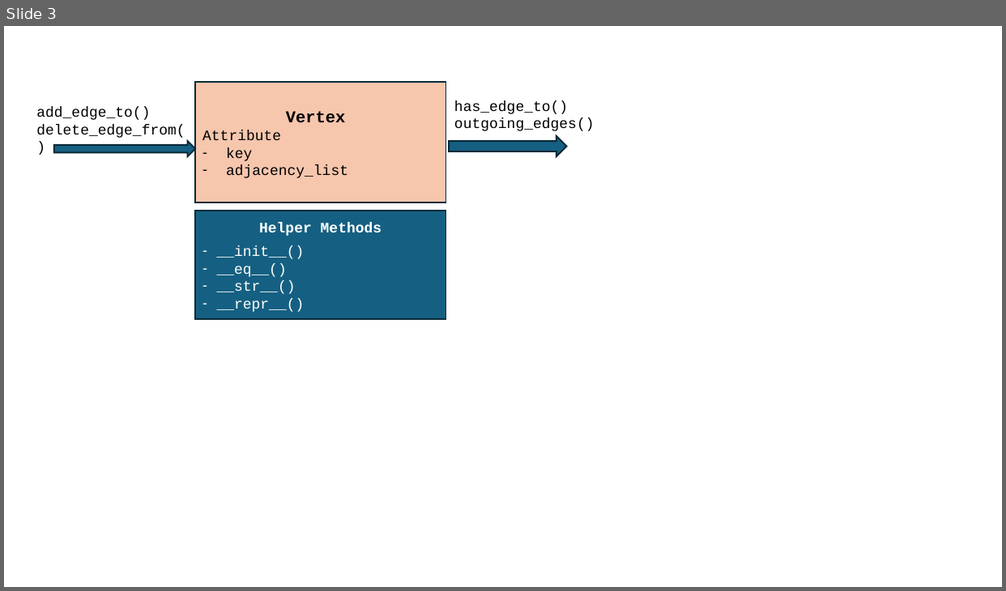
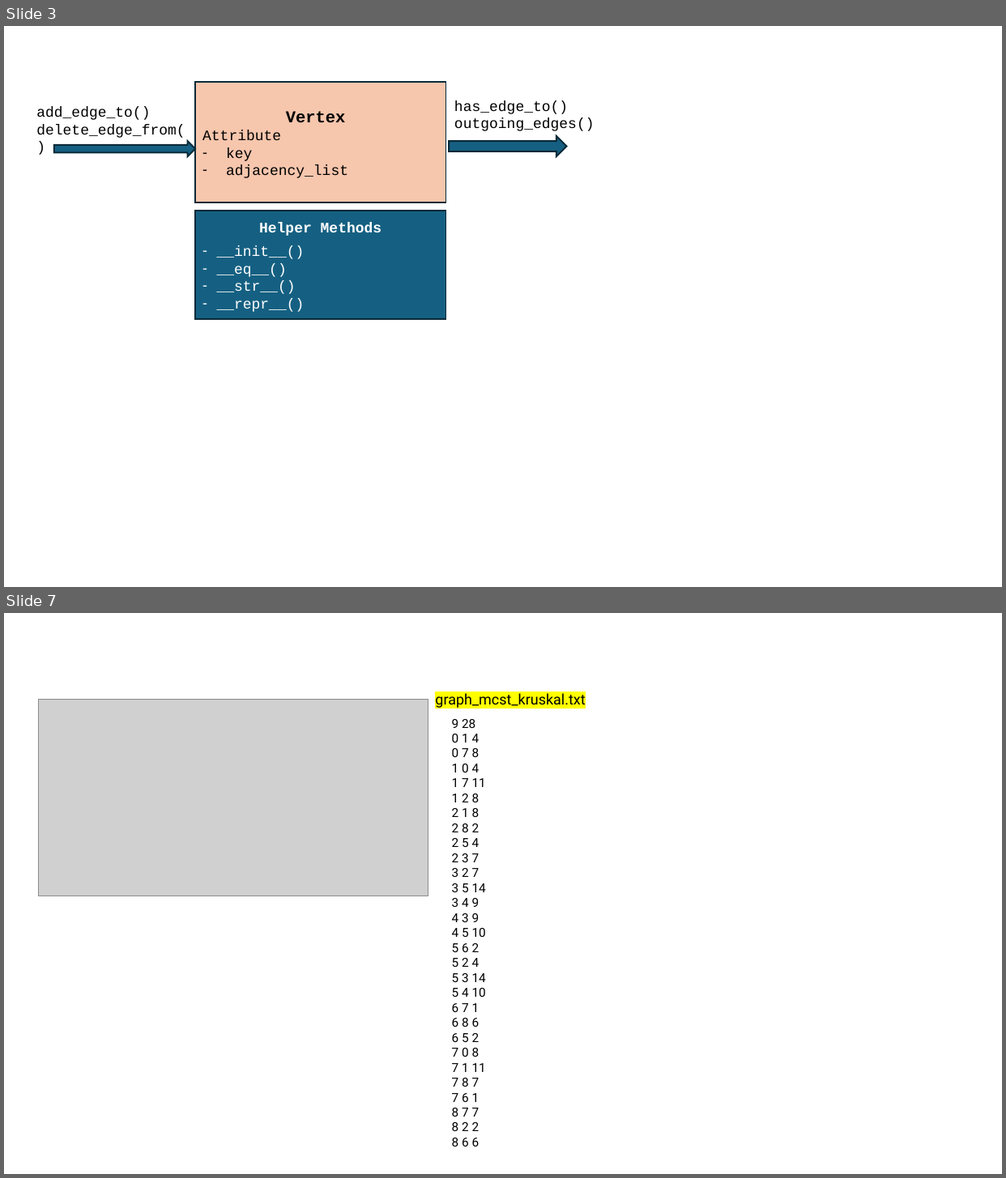
Before and after one commit to mingfujacky/Lecture-DSA-2.0, a slide deck: asset/ppt/ch10_graph.pptx. Shown one above the other, each under a label of ours: slide 3 before the commit, slides 3 and 7 after it; the slides between them are not shown. The pictures are 1006x591 and 1006x1178 pixels, drawn with LibreOffice and Linux fonts; fonts in the diff are those of the drawing; grey boxes stand for pictures. Boxes give left, top, right and bottom in pixels: in the first picture for what was removed or moved away, otherwise in the second. Text is boxed around its words. In the diff, an @@ line names an element or a change of style, - is before the commit and + after.

```diff
--- a/asset/ppt/ch10_graph.pptx
+++ b/asset/ppt/ch10_graph.pptx
@@ slide 7 added at bbox=[4, 613, 1002, 1174], background #FFFFFF @@
@@ picture added at bbox=[39, 699, 428, 895] @@
@@ text added at bbox=[435, 693, 585, 709], 14 pt, text #000000 @@
+graph_mcst_kruskal.txt
@@ text added at bbox=[452, 719, 486, 1147], 12 pt, text #000000 @@
+9 28
+0 1 4
+0 7 8
+1 0 4
+1 7 11
+1 2 8
+2 1 8
+2 8 2
+2 5 4
+2 3 7
+3 2 7
+3 5 14
+3 4 9
+4 3 9
+4 5 10
+5 6 2
+5 2 4
+5 3 14
+5 4 10
+6 7 1
+6 8 6
+6 5 2
+7 0 8
+7 1 11
+7 8 7
+7 6 1
+8 7 7
+8 2 2
+8 6 6
```
Also in this commit, not shown: 1 slide changed, 2 other slides added, 12 other files.
